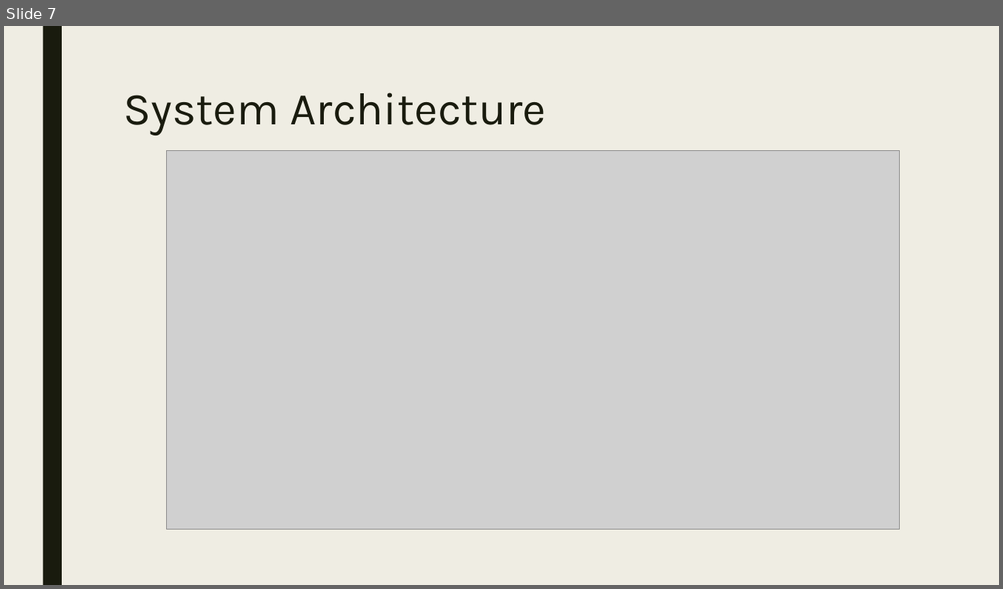
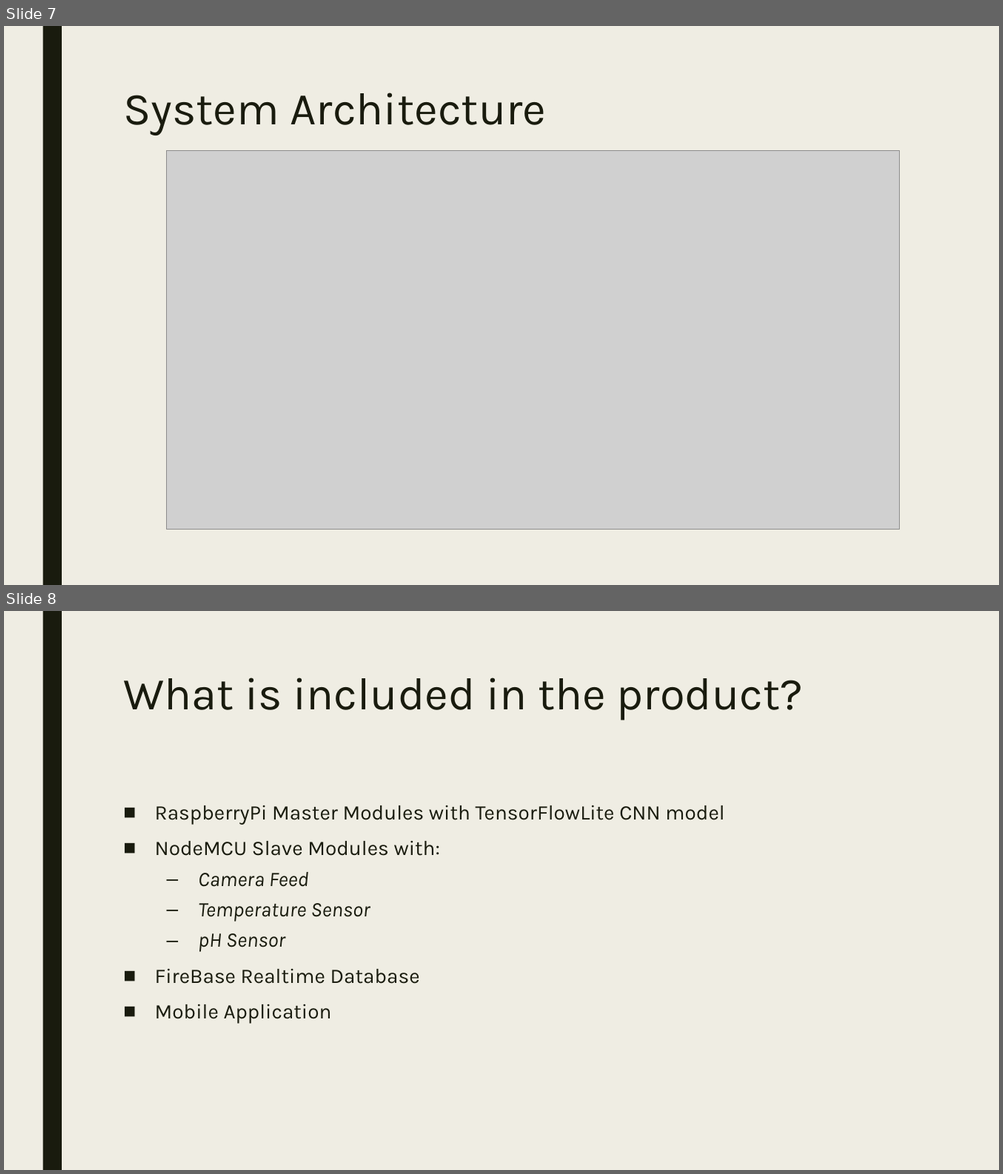
Before and after one commit to shubham0008/CoralProtect, a slide deck: readme/CoralProtect.pptx. Shown one above the other, each under a label of ours: slide 7 before the commit, slides 7 and 8 after it. The pictures are 1003x589 and 1003x1174 pixels, drawn with LibreOffice and Linux fonts; fonts in the diff are those of the drawing; grey boxes stand for pictures. Boxes give left, top, right and bottom in pixels: in the first picture for what was removed or moved away, otherwise in the second. Text is boxed around its words. In the diff, an @@ line names an element or a change of style, - is before the commit and + after.

```diff
--- a/readme/CoralProtect.pptx
+++ b/readme/CoralProtect.pptx
@@ slide 8 added at box(4, 611, 999, 1170), background #EFEDE3; not listed: 1 template element that a slide beside it also shows @@
@@ title added at box(123, 678, 802, 721), 44 pt, text #191B0E @@
+What is included in the product?
@@ text added at box(155, 805, 724, 1024), 20 pt, text #191B0E @@
+■ RaspberryPi Master Modules with TensorFlowLite CNN model
+■ NodeMCU Slave Modules with:
+  – Camera Feed
+  – Temperature Sensor
+  – pH Sensor
+■ FireBase Realtime Database
+■ Mobile Application
```
